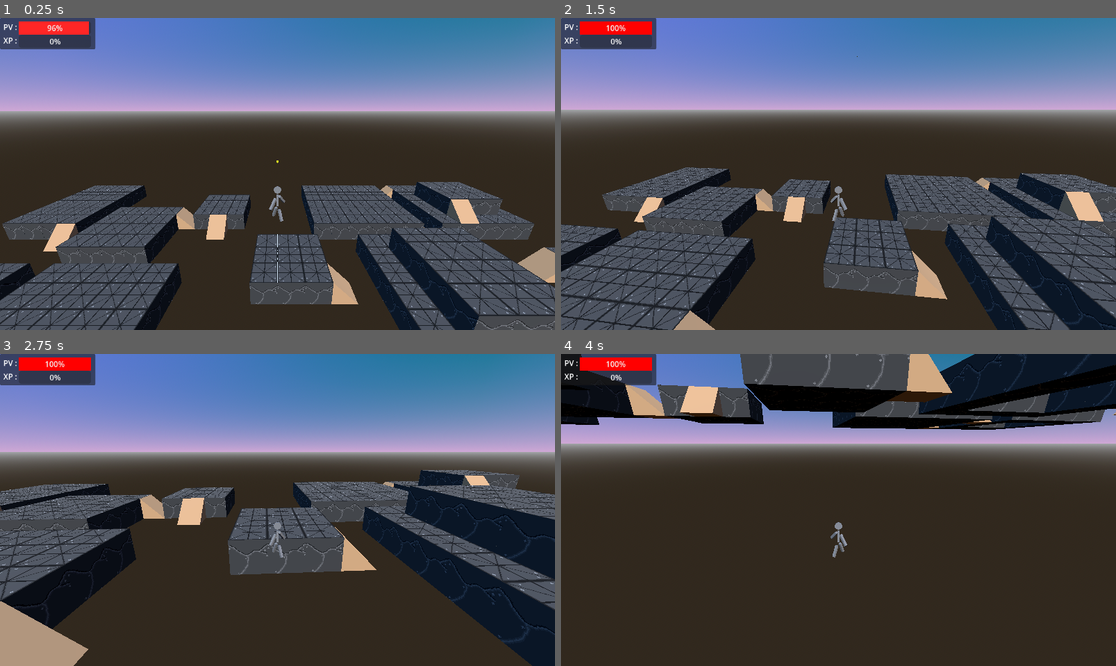
Above: before the commit, frames 1-4 (two rows, left to right).
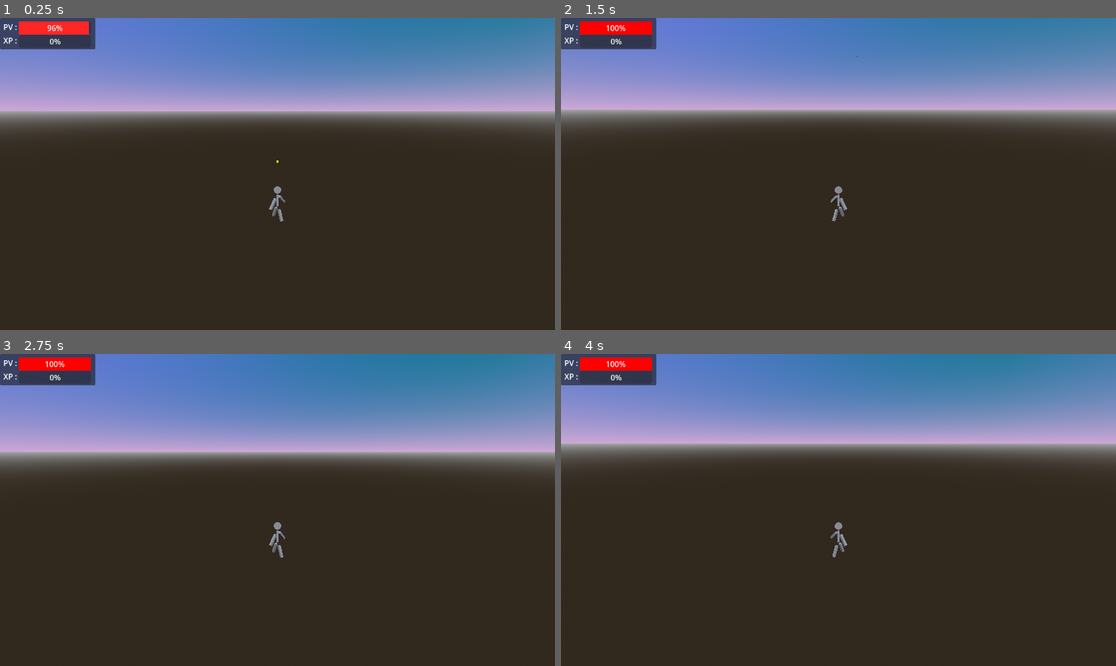
Above: after the commit, the same moments.

Repository: jfossard29/survivor-like
Game: Godot game, scene res://racine.tscn
Same seed, same stepped clock (60 frames per second), same inputs: the game is played once before the commit and once after it.
Inputs (mouse positions are in pixels of both pictures, inside the frame that each line leads up to):
- Up to frame 1 (0.25 s): no input
- Up to frame 2 (1.5 s): move the mouse to (866, 174) at 0.52 s; hold Z (accelerer) from 0.53 s (still down); tap S (decelerer) at 0.6, 1.35 s; tap Space (sauter) at 0.77 s; move the mouse to (810, 174) at 1.27 s
- Up to frame 3 (2.75 s): keep holding Z (accelerer); tap Space (sauter) at 1.52 s; move the mouse to (288, 503) at 2.02 s; tap S (decelerer) at 2.1 s
- Up to frame 4 (4 s): keep holding Z (accelerer); move the mouse to (832, 516) at 2.77 s; tap S (decelerer) at 2.85, 3.6 s; tap Space (sauter) at 3.02, 3.77 s; move the mouse to (877, 513) at 3.52 s

The runs differ from the first frame. In frame 1, 28% of the frame differs, in the area x 0-100%, y 52-100%; in frame 2, 30%, in the area x 0-100%, y 47-100%; in frame 3, 30%; in frame 4, 19%.

Commit message:
Réparation de la map procédurale : optimisation

Diff:
--- a/racine.tscn
+++ b/racine.tscn
@@ -376,7 +376,10 @@
 map_size = 300
 min_platform_blocs = 3
 auto_generate_on_play = true
-bloc_path = "uid://c4tdysfhmxeh2"
+ground_height = 0.0
+bloc_path = "uid://baq26a1gi7kgv"
+
+[node name="GeneratedStaticBody" type="Node3D" parent="Map"]
 
 [node name="Amelioration" parent="." instance=ExtResource("8_gi8kb")]
 
--- a/script/map_procedural.gd
+++ b/script/map_procedural.gd
@@ -3,18 +3,19 @@
 
 # Paramètres
 @export var map_size: int = 100
-@export var bloc_size: float = 10.0  # Taille du bloc préfait (10x10x10)
+@export var bloc_size: float = 10.0
 @export var platform_coverage: float = 0.06
 @export var min_platform_blocs: int = 2
 @export var max_platform_blocs: int = 8
 @export var max_attempts_place: int = 3000
 @export var seed: int = 0
-@export var bloc_gap: int = 1  # Espacement en nombre de blocs
+@export var bloc_gap: int = 1
 @export var stacked_platform_chance: float = 0.5
 @export var auto_generate_on_play: bool = true
-@export_file("*.glb") var bloc_path: String = "res://bloc.glb"  # Chemin vers le modèle
-
-# Exported property avec setter/getter
+@export var generate_ground: bool = true
+@export var ground_height: float = -5.0
+@export_file("*.glb") var bloc_path: String = "res://bloc.glb"
+
 @export var Generate: bool:
 	get:
 		return false
@@ -37,16 +38,13 @@
 	print("Génération avec blocs préfaits...")
 	_cleanup_previous()
 
-	# Vérifier que le bloc existe
 	if not ResourceLoader.exists(bloc_path):
 		push_error("Le modèle bloc.glb n'existe pas au chemin: " + bloc_path)
 		return
 
-	# Calcul du nombre de blocs basé sur map_size et bloc_size
 	var N = max(1, int(floor(float(map_size) / bloc_size)))
 	var M = N
 
-	# Validation des paramètres
 	if min_platform_blocs > max_platform_blocs:
 		push_error("min_platform_blocs ne peut pas être plus grand que max_platform_blocs")
 		return
@@ -60,18 +58,14 @@
 	else:
 		rng.seed = seed
 
-	# Grille de hauteur (stocke le niveau de chaque bloc)
 	var hm := []
 	for x in range(N + 1):
 		var col := []
 		for z in range(M + 1):
-			col.append(0)  # 0 = pas de bloc, 1+ = niveau
+			col.append(0)
 		hm.append(col)
 
-	# Liste des plateformes placées
 	var placed_platforms := []
-
-	# Cible de blocs à placer
 	var total_blocs = float(N) * float(M)
 	var target_blocs = int(clamp(platform_coverage * total_blocs, 1, total_blocs))
 
@@ -96,25 +90,23 @@
 		var x0 = rng.randi_range(0, N - w)
 		var z0 = rng.randi_range(0, M - h)
 
-		# Vérifie l'espacement
 		var ok = true
 		for xi in range(max(0, x0 - bloc_gap), min(N, x0 + w + bloc_gap)):
 			for zi in range(max(0, z0 - bloc_gap), min(M, z0 + h + bloc_gap)):
-				if hm[xi][zi] > 0:
-					ok = false
-					break
+				if xi < hm.size() and zi < hm[xi].size():
+					if hm[xi][zi] > 0:
+						ok = false
+						break
 			if not ok:
 				break
 		if not ok:
 			continue
 
-		# Place la plateforme niveau 1
 		for xi in range(x0, x0 + w):
 			for zi in range(z0, z0 + h):
 				hm[xi][zi] = 1
 				blocs_placed += 1
 
-		# Stocke la plateforme
 		placed_platforms.append({
 			"x": x0,
 			"z": z0,
@@ -154,7 +146,6 @@
 		var z0 = base_plat.z + offset_z
 		var new_level = base_plat.level + 1
 
-		# Place la plateforme empilée
 		for xi in range(x0, x0 + w):
 			for zi in range(z0, z0 + h):
 				hm[xi][zi] = new_level
@@ -167,13 +158,19 @@
 			"level": new_level
 		})
 
-	# Créer le conteneur principal
 	var container = Node3D.new()
 	container.name = NAME_BODY
 	var center = Vector3(N * bloc_size * 0.5, 0, M * bloc_size * 0.5)
 
-	# Placer les blocs
+	# Générer le sol
+	if generate_ground:
+		_generate_ground(N, M, bloc_size, center, container)
+
+	# Placer les blocs visuels (sans collision individuelle)
 	var bloc_scene = load(bloc_path)
+	var visual_container = Node3D.new()
+	visual_container.name = "BlocsVisuels"
+
 	for x in range(N):
 		for z in range(M):
 			var level = hm[x][z]
@@ -181,13 +178,17 @@
 				var bloc_instance = bloc_scene.instantiate()
 				bloc_instance.name = "Bloc_" + str(x) + "_" + str(z) + "_L" + str(level)
 
-				# Position du bloc
 				var x_pos = x * bloc_size + bloc_size * 0.5
 				var y_pos = (level - 1) * bloc_size + bloc_size * 0.5
 				var z_pos = z * bloc_size + bloc_size * 0.5
 
 				bloc_instance.position = Vector3(x_pos, y_pos, z_pos) - center
-				container.add_child(bloc_instance)
+				visual_container.add_child(bloc_instance)
+
+	container.add_child(visual_container)
+
+	# Créer les collisions par plateforme (une collision par plateforme)
+	_generate_platform_collisions(placed_platforms, bloc_size, center, container)
 
 	# Générer les rampes
 	for plat in placed_platforms:
@@ -195,9 +196,70 @@
 
 	add_child(container)
 
+	if Engine.is_editor_hint():
+		container.owner = get_tree().edited_scene_root
+
 	print("MapGenerator: génération terminée. size=", N, "x", M, " blocs:", blocs_placed, " plateformes:", placed_platforms.size())
 
-# ---------------------------------------------------
+# Générer une collision unique par plateforme
+func _generate_platform_collisions(platforms: Array, bloc_size: float, center: Vector3, container: Node3D) -> void:
+	for plat in platforms:
+		var collision_body = StaticBody3D.new()
+		collision_body.name = "Platform_L" + str(plat.level) + "_" + str(plat.x) + "_" + str(plat.z)
+		collision_body.collision_layer = 2
+		collision_body.collision_mask = 4
+
+		# Créer une BoxShape pour toute la plateforme
+		var collision = CollisionShape3D.new()
+		collision.name = "Collision"
+		var box_shape = BoxShape3D.new()
+
+		# Taille de la plateforme
+		var width = plat.w * bloc_size
+		var depth = plat.h * bloc_size
+		box_shape.size = Vector3(width, bloc_size, depth)
+
+		# Position au centre de la plateforme
+		var x_pos = plat.x * bloc_size + width * 0.5
+		var y_pos = (plat.level - 1) * bloc_size + bloc_size * 0.5
+		var z_pos = plat.z * bloc_size + depth * 0.5
+
+		collision_body.position = Vector3(x_pos, y_pos, z_pos) - center
+		collision.shape = box_shape
+		collision_body.add_child(collision)
+		container.add_child(collision_body)
+
+func _generate_ground(N: int, M: int, bloc_size: float, center: Vector3, container: Node3D) -> void:
+	var ground_body = StaticBody3D.new()
+	ground_body.name = "Ground"
+	ground_body.collision_layer = 2
+	ground_body.collision_mask = 4
+
+	var mesh = BoxMesh.new()
+	var ground_width = N * bloc_size
+	var ground_depth = M * bloc_size
+	mesh.size = Vector3(ground_width, 1.0, ground_depth)
+
+	var mesh_instance = MeshInstance3D.new()
+	mesh_instance.name = "GroundMesh"
+	mesh_instance.mesh = mesh
+
+	var mat = StandardMaterial3D.new()
+	mat.albedo_color = Color(0.3, 0.5, 0.3)
+	mesh_instance.material_override = mat
+
+	ground_body.position = Vector3(0, ground_height, 0)
+	ground_body.add_child(mesh_instance)
+
+	var collision = CollisionShape3D.new()
+	collision.name = "GroundCollision"
+	var box_shape = BoxShape3D.new()
+	box_shape.size = Vector3(ground_width, 1.0, ground_depth)
+	collision.shape = box_shape
+	ground_body.add_child(collision)
+
+	container.add_child(ground_body)
+
 func _generate_ramps(x0, z0, w, h, level, hm, N, M, bloc_size, rng, container: Node3D, center: Vector3):
 	var directions = [Vector2(1,0), Vector2(-1,0), Vector2(0,1), Vector2(0,-1)]
 	directions.shuffle()
@@ -218,7 +280,6 @@
 			nx = x0 + rng.randi_range(0, w-1)
 			nz = z0 - 1
 
-		# Vérifie la tuile voisine
 		if nx >= 0 and nx < N and nz >= 0 and nz < M:
 			var neighbor_level = hm[nx][nz]
 			if neighbor_level == level - 1:
@@ -229,7 +290,6 @@
 	var mat = StandardMaterial3D.new()
 	mat.albedo_color = Color(0.9, 0.7, 0.5)
 
-	# Créer le StaticBody pour la rampe
 	var ramp_body = StaticBody3D.new()
 	ramp_body.name = "Ramp_" + str(origin.x) + "_" + str(origin.z)
 	ramp_body.collision_layer = 2
@@ -248,39 +308,32 @@
 	ramp_mi.mesh = mesh
 	ramp_mi.material_override = mat
 
+	# Variables pour rotation et inclinaison
+	var mesh_rotation = Vector3.ZERO
+
 	# Configuration selon la direction
-	if dir.x > 0:
+	if dir.x > 0:  # Rampe vers +X
 		mesh.left_to_right = 0.0
-		ramp_mi.rotation_degrees = Vector3(0, 0, 0)
-	elif dir.x < 0:
+		mesh_rotation = Vector3(0, 0, 0)
+	elif dir.x < 0:  # Rampe vers -X
 		mesh.left_to_right = 1.0
-		ramp_mi.rotation_degrees = Vector3(0, 0, 0)
-	elif dir.y > 0:
+		mesh_rotation = Vector3(0, 0, 0)
+	elif dir.y > 0:  # Rampe vers +Z
+		mesh.left_to_right = 1.0
+		mesh_rotation = Vector3(0, 90, 0)
+	elif dir.y < 0:  # Rampe vers -Z
 		mesh.left_to_right = 0.0
-		ramp_mi.rotation_degrees = Vector3(0, -45, 0)
-	elif dir.y < 0:
-		mesh.left_to_right = 1.0
-		ramp_mi.rotation_degrees = Vector3(0, -45, 0)
-
+		mesh_rotation = Vector3(0, 90, 0)
+
+	ramp_mi.rotation_degrees = mesh_rotation
 	ramp_body.position = Vector3(x_pos, base_height + bloc_size * 0.5, z_pos) - center
-	ramp_body.rotation = ramp_mi.rotation
 	ramp_body.add_child(ramp_mi)
 
-	# Créer la collision
+	# Collision de rampe - même forme que le mesh
 	var cs_ramp = CollisionShape3D.new()
 	cs_ramp.name = "RampCollision"
-
-	var st = SurfaceTool.new()
-	st.create_from(mesh, 0)
-	var ramp_mesh = st.commit()
-
-	if ramp_mesh.get_surface_count() > 0:
-		var arrs = ramp_mesh.surface_get_arrays(0)
-		if arrs.size() > Mesh.ARRAY_VERTEX and arrs[Mesh.ARRAY_VERTEX]:
-			var verts = arrs[Mesh.ARRAY_VERTEX]
-			var convex = ConvexPolygonShape3D.new()
-			convex.points = verts
-			cs_ramp.shape = convex
+	cs_ramp.rotation_degrees = mesh_rotation
+	cs_ramp.shape = mesh.create_trimesh_shape()
 
 	ramp_body.add_child(cs_ramp)
 	container.add_child(ramp_body)
Not shown: 1 places in racine.tscn that only renumber resources
